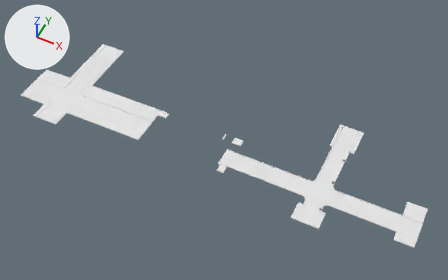
The glTF model game/assets/props/city_streets_lod1.glb, before and after one commit.
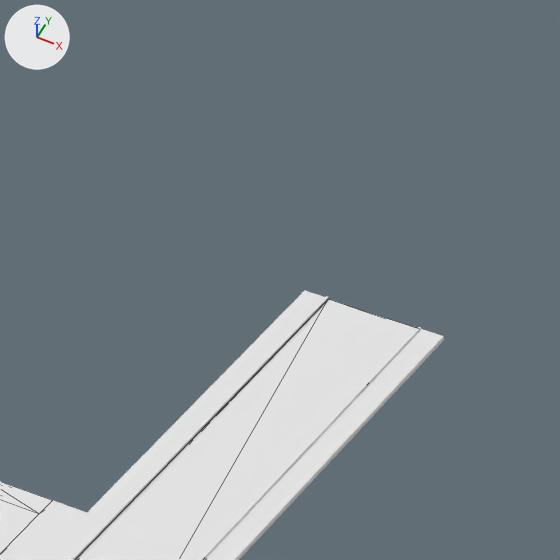
Each version is shown whole from a 50 mm camera at (106.3, -189.0, 223.8) aimed at (14.9, -6.1, -4.8), then close up on the part from 13% to 32% of the width and 0% to 30% of the height. The lights are fixed; the arrows at upper left show +X, +Y and +Z. The older version's two pictures come first. The close-ups show mesh edges as thin lines.

Before the edit, the objects in view are built like this:
```python
me_street__4_l1__walk = bpy.data.meshes.new('Street_-4_L1__walk')
me_street__4_l1__walk.from_pydata(...)  # 156 vertices, 404 faces; spans x 0.0..16.0, y -37.3..25.0, z -1.0..-0.3
me_street__5_l1__walk = bpy.data.meshes.new('Street_-5_L1__walk')
me_street__5_l1__walk.from_pydata(...)  # 402 vertices, 1070 faces; spans x 0.0..16.0, y -37.3..25.0, z -1.2..-0.6
me_street__6_l1__walk = bpy.data.meshes.new('Street_-6_L1__walk')
me_street__6_l1__walk.from_pydata(...)  # 48 vertices, 112 faces; spans x 4.0..16.0, y -28.3..-6.2, z -1.4..-0.8
ob_street__4_l1__walk = bpy.data.objects.new('Street_-4_L1__walk', me_street__4_l1__walk)
ob_street__4_l1__walk.location = (-64.0, 0.0, 0.0)
ob_street__5_l1__walk = bpy.data.objects.new('Street_-5_L1__walk', me_street__5_l1__walk)
ob_street__5_l1__walk.location = (-80.0, 0.0, 0.0)
ob_street__6_l1__walk = bpy.data.objects.new('Street_-6_L1__walk', me_street__6_l1__walk)
ob_street__6_l1__walk.location = (-96.0, 0.0, 0.0)
# also in view: 'Street_-5_L1__curb' at (-72.0, -6.2, -0.7); 'Street_-5_L1__cap' at (-72.0, -6.2, -0.5); 'Street_-5_L1__road' at (-72.0, -6.2, -0.9)
```
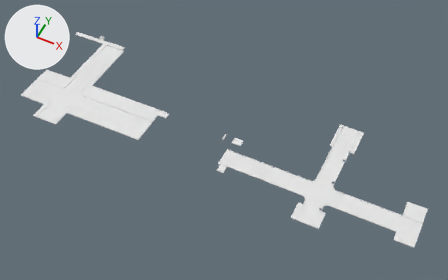
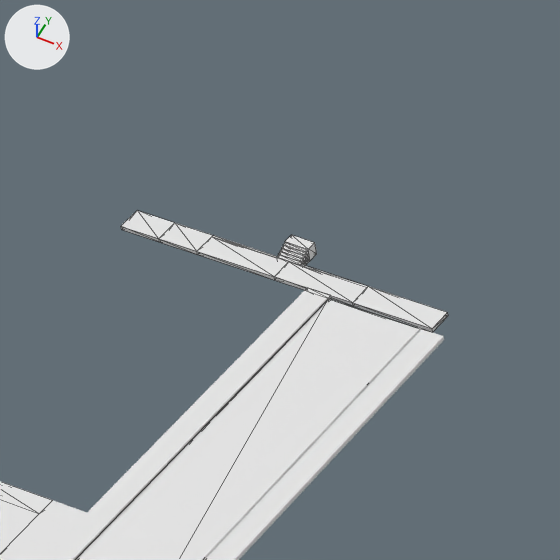
The change, as a list of edits to the scene's bpy script:
```text
Add me_street_hampton__6_l1__walk:
    me_street_hampton__6_l1__walk.from_pydata(...)  # 22 vertices, 48 faces; spans x 0.0..16.0, y 25.4..27.8, z -1.4..-0.8
Add me_street_hampton__5_l1__walk:
    me_street_hampton__5_l1__walk.from_pydata(...)  # 26 vertices, 48 faces; spans x 0.0..16.0, y 25.0..27.8, z -1.2..-0.6
Add me_street_hampton__5_l1__curb:
    me_street_hampton__5_l1__curb.from_pydata(...)  # 38 vertices, 72 faces; spans x -1.2..1.2, y 27.6..30.0, z -1.22..0.0
Add ob_street_hampton__6_l1__walk:
    ob_street_hampton__6_l1__walk = bpy.data.objects.new('Street_Hampton_-6_L1__walk', me_street_hampton__6_l1__walk)
    ob_street_hampton__6_l1__walk.location = (-96.0, 0.0, 0.0)
Add ob_street_hampton__5_l1__walk:
    ob_street_hampton__5_l1__walk = bpy.data.objects.new('Street_Hampton_-5_L1__walk', me_street_hampton__5_l1__walk)
    ob_street_hampton__5_l1__walk.location = (-80.0, 0.0, 0.0)
Add ob_street_hampton__5_l1__curb:
    ob_street_hampton__5_l1__curb = bpy.data.objects.new('Street_Hampton_-5_L1__curb', me_street_hampton__5_l1__curb)
    ob_street_hampton__5_l1__curb.location = (-80.0, 0.0, 0.0)
```

Changed parts and their boxes [x1, y1, x2, y2] in the close-ups (560 x 560 px):
'Street_Hampton_-5_L1__walk', added: after [274, 262, 448, 332]
'Street_Hampton_-6_L1__walk', added: after [121, 211, 288, 280]
'Street_Hampton_-5_L1__curb', added: after [277, 235, 317, 266]
